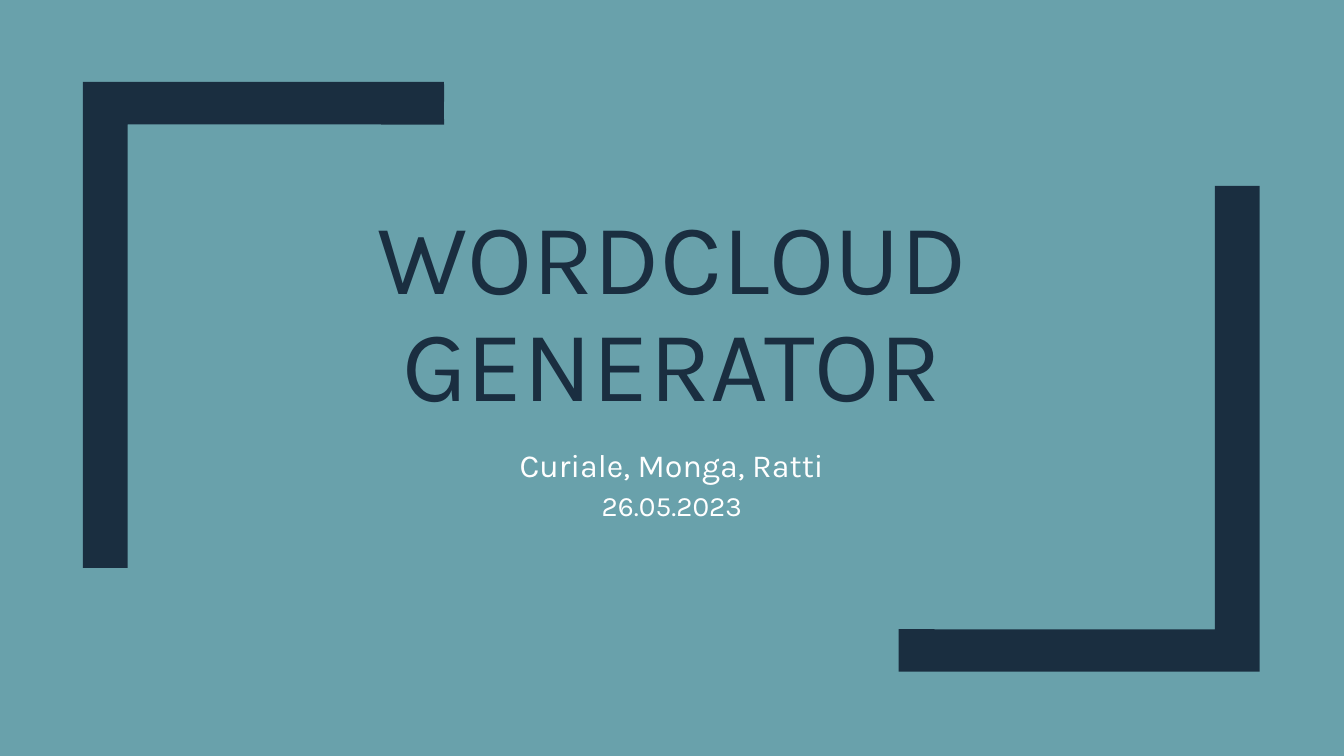
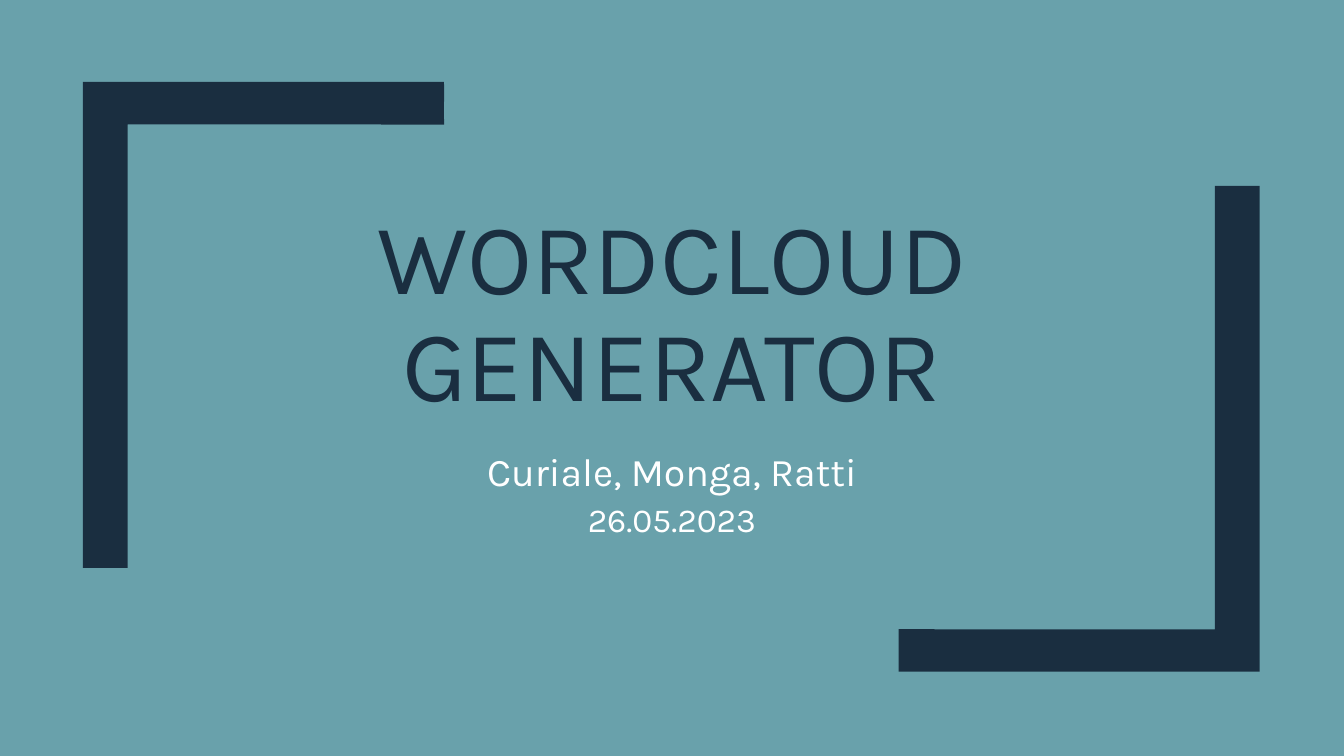
Before and after one commit to ChristianMongaSAMT/Wordcloud-generator, a slide deck: slide 1 of 9_Presentazione/Wordcloud generator.pptx. Drawn at 1344x756 pixels with LibreOffice and Linux fonts; fonts in the diff are those of the drawing. Boxes give left, top, right and bottom in pixels: in the first picture for what was removed or moved away, otherwise in the second. Text is boxed around its words. In the diff, an @@ line names an element or a change of style, - is before the commit and + after.

```diff
--- a/9_Presentazione/Wordcloud generator.pptx
+++ b/9_Presentazione/Wordcloud generator.pptx
@@ subtitle "Curiale, Monga, Ratti" at bbox=[487, 459, 857, 533]: size 23 to 28 pt in "Curiale, Monga, Ratti"; size 20 to 24 pt in "26.05.2023" @@
```
Also in this commit, not shown: 11 other slides changed, 1 slide added, 1 other file.
